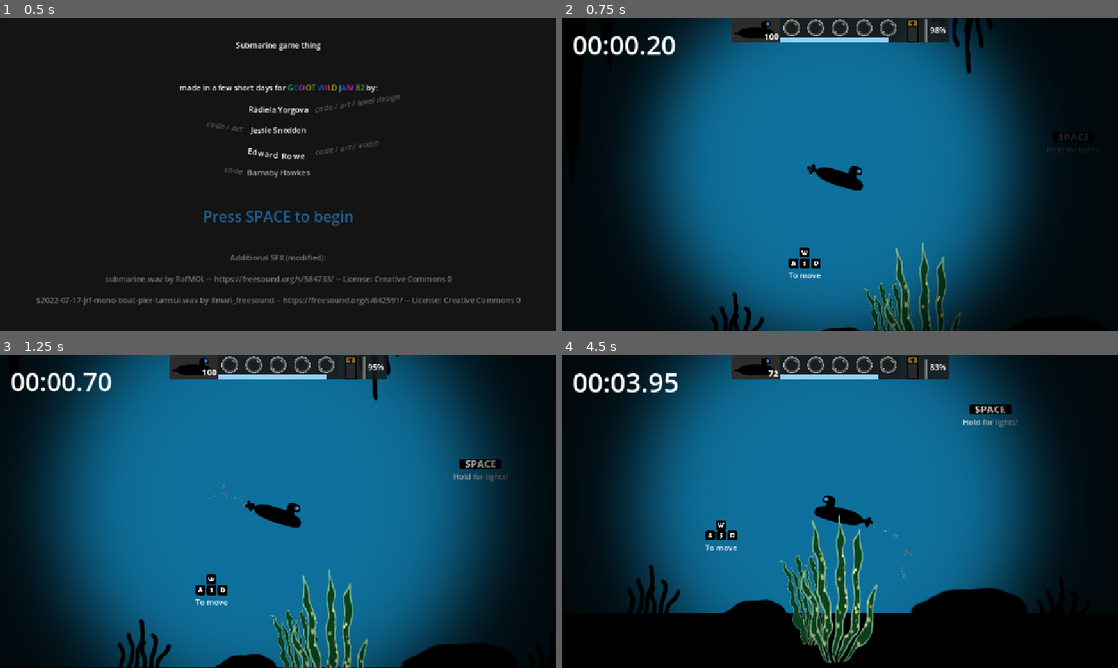
Above: before the commit, frames 1-4 (two rows, left to right).
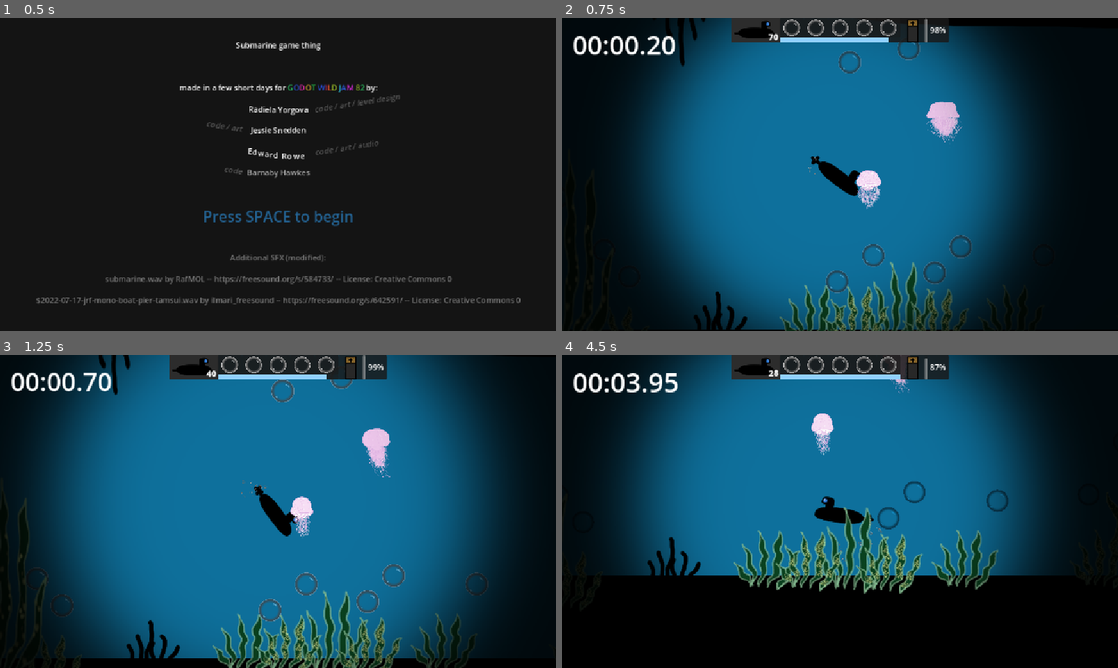
Above: after the commit, the same moments.

Repository: EddieRowe/godot-wild-jam-82
Game: Godot game, scene res://levels/splash.tscn
Two runs of this game, one before a commit and one after it. Both use one fixed random seed, a clock stepped at 60 frames per second and the inputs below.
Inputs:
- Up to frame 1 (0.5 s): no input
- Up to frame 2 (0.75 s): tap Space at 0.5 s; hold Right (ui_right) from 0.53 s (still down); hold Enter (ui_accept) from 0.53 s (still down)
- Up to frame 3 (1.25 s): keep holding Right (ui_right); keep holding Enter (ui_accept)
- Up to frame 4 (4.5 s): release Right (ui_right) at 1.28 s; release Enter (ui_accept) at 1.28 s; hold Down (ui_down) 1.28-2.03 s; tap Enter (ui_accept) at 1.35, 1.52, 1.82, 2.85, 3.02, 3.32, 4.35 s; hold Right (ui_right) 2.03-2.78 s; hold Enter (ui_accept) 2.03-2.78 s; hold Up (ui_up) 2.78-3.53 s; hold Enter (ui_accept) 3.53-4.28 s; hold Left (ui_left) from 3.53 s (still down)

Frame 1 is identical in both runs. In frame 2, 6.8% of the frame differs, in the area x 18-92%, y 0-100%; in frame 3, 9.1%; in frame 4, 14%, in the area x 7-90%, y 0-99%.

Commit message:
levels - fix transitioning

Diff:
--- a/levels/level_1.tscn
+++ b/levels/level_1.tscn
@@ -77,7 +77,7 @@
 color = Color(0.00566116, 0.00566115, 0.00566115, 1)
 
 [node name="Player" parent="." instance=ExtResource("1_vn7o3")]
-position = Vector2(551, 380)
+position = Vector2(21682, 401)
 
 [node name="CanvasLayer" type="CanvasLayer" parent="."]
 
--- a/levels/level_2.tscn
+++ b/levels/level_2.tscn
@@ -33,7 +33,7 @@
 [ext_resource type="PackedScene" uid="uid://dltgktwbvtmmv" path="res://prefabs/jellyfish_tiny2_moving.tscn" id="31_4xp61"]
 [ext_resource type="PackedScene" uid="uid://db8eqk6rbpg2d" path="res://prefabs/jellyfish_small.tscn" id="31_m4706"]
 [ext_resource type="PackedScene" uid="uid://cq20n71woytq6" path="res://prefabs/jellyfish_tiny_moving.tscn" id="32_4yoxl"]
-[ext_resource type="PackedScene" uid="uid://digqha4603pow" path="res://prefabs/finish_line.tscn" id="33_4yoxl"]
+[ext_resource type="PackedScene" uid="uid://dfni1rfckwtt8" path="res://prefabs/finish_line_2.tscn" id="34_6dcgf"]
 
 [sub_resource type="RectangleShape2D" id="RectangleShape2D_ep78u"]
 size = Vector2(26805.1, 118.5)
@@ -53,10 +53,10 @@
 color = Color(0.317647, 0.443137, 0.615686, 1)
 
 [node name="SideWall" type="ColorRect" parent="."]
-offset_left = 26991.0
-offset_top = -826.0
-offset_right = 27874.0
-offset_bottom = 2473.0
+offset_left = 26970.0
+offset_top = -824.0
+offset_right = 27853.0
+offset_bottom = 2475.0
 color = Color(0.00566116, 0.00566115, 0.00566115, 1)
 
 [node name="NextLevelView" type="ColorRect" parent="."]
@@ -67,7 +67,7 @@
 color = Color(0.568627, 0, 0.266667, 0.407843)
 
 [node name="Player" parent="." instance=ExtResource("2_pqqg8")]
-position = Vector2(141, 433)
+position = Vector2(21520, 383)
 
 [node name="Boundaries" type="Node2D" parent="."]
 
@@ -1109,5 +1109,5 @@
 position = Vector2(17785, 587)
 movement_animation_name = "jellyfish_tiny2_move"
 
-[node name="FinishLine" parent="." instance=ExtResource("33_4yoxl")]
-position = Vector2(24995, -90)
+[node name="FinishLine" parent="." instance=ExtResource("34_6dcgf")]
+position = Vector2(25015, -96)
--- a/levels/level_3.tscn
+++ b/levels/level_3.tscn
@@ -1,6 +1,5 @@
-[gd_scene load_steps=29 format=3 uid="uid://bjtioua5gwk3t"]
-
-[ext_resource type="PackedScene" uid="uid://boaipqmv57708" path="res://prefabs/in_game_timer_canvas_layer.tscn" id="1_bmgug"]
+[gd_scene load_steps=31 format=3 uid="uid://bjtioua5gwk3t"]
+
 [ext_resource type="PackedScene" uid="uid://crghl5mtabw4e" path="res://prefabs/main_audio.tscn" id="2_20opy"]
 [ext_resource type="PackedScene" uid="uid://cphyt7srqwafr" path="res://prefabs/Player.tscn" id="3_8l0e1"]
 [ext_resource type="PackedScene" uid="uid://dx71cipa1pnwn" path="res://prefabs/ui/game_overlay.tscn" id="4_lfnxh"]
@@ -25,15 +24,16 @@
 [ext_resource type="PackedScene" uid="uid://glvtqalegb67" path="res://prefabs/OxygenBubble.tscn" id="22_67vg4"]
 [ext_resource type="PackedScene" uid="uid://cki0lwwtx0b8q" path="res://prefabs/kelp_huge.tscn" id="23_mqvtj"]
 [ext_resource type="Texture2D" uid="uid://cvvjch0mp3ri1" path="res://art/KelpGreen4.png" id="24_8swdu"]
+[ext_resource type="PackedScene" uid="uid://c6md5ixhopnoe" path="res://prefabs/jellyfish_pink.tscn" id="25_e28pm"]
 [ext_resource type="Texture2D" uid="uid://ckl1ygu6q43ua" path="res://art/KelpLong2.png" id="26_6anhs"]
+[ext_resource type="PackedScene" uid="uid://dltgktwbvtmmv" path="res://prefabs/jellyfish_tiny2_moving.tscn" id="26_tv8m3"]
+[ext_resource type="PackedScene" uid="uid://digqha4603pow" path="res://prefabs/finish_line.tscn" id="27_8nkwk"]
 [ext_resource type="PackedScene" uid="uid://cgnhs05fry7sc" path="res://prefabs/side_wall.tscn" id="27_e28pm"]
 
 [sub_resource type="RectangleShape2D" id="RectangleShape2D_ofchu"]
-size = Vector2(28827.6, 118.5)
+size = Vector2(29447.9, 118.5)
 
 [node name="level_3" type="Node2D"]
-
-[node name="InGameTimerCanvasLayer" parent="." instance=ExtResource("1_bmgug")]
 
 [node name="Main Audio" parent="." instance=ExtResource("2_20opy")]
 
@@ -46,17 +46,17 @@
 color = Color(0.65098, 0.254902, 0.337255, 0.556863)
 
 [node name="NextLevelView" type="ColorRect" parent="."]
-offset_left = 25058.0
-offset_top = 1981.0
-offset_right = 27073.0
-offset_bottom = 2947.0
+offset_left = 25097.0
+offset_top = -759.0
+offset_right = 27112.0
+offset_bottom = 207.0
 color = Color(0.00596516, 0, 0.264718, 0.407843)
 
 [node name="SideWall" type="ColorRect" parent="."]
 offset_left = 27063.0
 offset_top = -759.0
 offset_right = 27946.0
-offset_bottom = 2947.0
+offset_bottom = 3037.0
 color = Color(0.00566116, 0.00566115, 0.00566115, 1)
 
 [node name="Player" parent="." instance=ExtResource("3_8l0e1")]
@@ -74,13 +74,13 @@
 script = ExtResource("5_8l0e1")
 
 [node name="CollisionShape2D" type="CollisionShape2D" parent="Boundaries/BOUNDARYRigidBody2D"]
-position = Vector2(12860, -663)
+position = Vector2(9881, -663)
 shape = SubResource("RectangleShape2D_ofchu")
 
 [node name="ColorRect" type="ColorRect" parent="Boundaries/BOUNDARYRigidBody2D"]
 offset_left = -567.0
 offset_top = -663.0
-offset_right = 26553.0
+offset_right = 24608.0
 offset_bottom = 68.0
 color = Color(0, 0, 0, 1)
 
@@ -107,13 +107,13 @@
 script = ExtResource("5_8l0e1")
 
 [node name="CollisionShape2D" type="CollisionShape2D" parent="Boundaries/BOUNDARYRigidBody2D2"]
-position = Vector2(10226, 304)
+position = Vector2(11852, 304)
 shape = SubResource("RectangleShape2D_ofchu")
 
 [node name="ColorRect2" type="ColorRect" parent="Boundaries/BOUNDARYRigidBody2D2"]
 offset_left = -523.0
 offset_top = 248.0
-offset_right = 24608.0
+offset_right = 26574.0
 offset_bottom = 2470.0
 color = Color(0, 0, 0, 1)
 
@@ -591,6 +591,35 @@
 rotation = 3.14159
 texture = ExtResource("24_8swdu")
 
+[node name="KelpHugeMulticolor41" parent="KelpNode2D" instance=ExtResource("7_xe1ru")]
+position = Vector2(23328, 545)
+
+[node name="KelpHugeMulticolor42" parent="KelpNode2D" instance=ExtResource("7_xe1ru")]
+position = Vector2(23422, 617)
+
+[node name="KelpHugeMulticolor43" parent="KelpNode2D" instance=ExtResource("7_xe1ru")]
+position = Vector2(23880, 583)
+
+[node name="KelpHugeMulticolor44" parent="KelpNode2D" instance=ExtResource("7_xe1ru")]
+position = Vector2(24006, 548)
+
+[node name="KelpGreen34" type="Sprite2D" parent="KelpNode2D"]
+position = Vector2(24116, 752)
+texture = ExtResource("24_8swdu")
+
+[node name="KelpGreen35" type="Sprite2D" parent="KelpNode2D"]
+position = Vector2(24210, 783)
+texture = ExtResource("19_t5hu4")
+
+[node name="KelpHugeMulticolor45" parent="KelpNode2D" instance=ExtResource("7_xe1ru")]
+position = Vector2(22618, 215)
+rotation = -3.14159
+
+[node name="KelpGreen4Move8" type="Sprite2D" parent="KelpNode2D"]
+position = Vector2(23080, 65)
+rotation = 3.14159
+texture = ExtResource("20_eg35p")
+
 [node name="ObstaclesNode2D" type="Node2D" parent="."]
 
 [node name="StalectiteLarge" parent="ObstaclesNode2D" instance=ExtResource("7_lfnxh")]
@@ -610,7 +639,7 @@
 freeze = true
 
 [node name="RockCollosal" parent="ObstaclesNode2D" instance=ExtResource("12_0unm6")]
-position = Vector2(3084, 734)
+position = Vector2(3112, 614)
 freeze = true
 
 [node name="RockCeiling" parent="ObstaclesNode2D" instance=ExtResource("13_q42ux")]
@@ -618,7 +647,7 @@
 freeze = true
 
 [node name="RockLarge" parent="ObstaclesNode2D" instance=ExtResource("14_wi0qq")]
-position = Vector2(1660, 514)
+position = Vector2(1697, 476)
 freeze = true
 
 [node name="RockCeiling2" parent="ObstaclesNode2D" instance=ExtResource("13_q42ux")]
@@ -725,7 +754,7 @@
 freeze = true
 
 [node name="RockColossal3" parent="ObstaclesNode2D" instance=ExtResource("15_s3q8p")]
-position = Vector2(21929, 1077)
+position = Vector2(22098, 922)
 freeze = true
 
 [node name="RockCeiling3" parent="ObstaclesNode2D" instance=ExtResource("13_q42ux")]
@@ -738,7 +767,7 @@
 texture = ExtResource("19_t5hu4")
 
 [node name="Rock20" parent="ObstaclesNode2D" instance=ExtResource("11_u4kh1")]
-position = Vector2(6499, 491)
+position = Vector2(6493, 445)
 
 [node name="RockCeiling4" parent="ObstaclesNode2D" instance=ExtResource("13_q42ux")]
 position = Vector2(5791, -71)
@@ -749,7 +778,7 @@
 freeze = true
 
 [node name="Rock21" parent="ObstaclesNode2D" instance=ExtResource("11_u4kh1")]
-position = Vector2(5799, 491)
+position = Vector2(5791, 476)
 
 [node name="Stalactite5" parent="ObstaclesNode2D" instance=ExtResource("8_ofchu")]
 position = Vector2(3006, -90)
@@ -768,7 +797,7 @@
 freeze = true
 
 [node name="Rock24" parent="ObstaclesNode2D" instance=ExtResource("11_u4kh1")]
-position = Vector2(22144, 454)
+position = Vector2(22276, 399)
 
 [node name="RockCeiling5" parent="ObstaclesNode2D" instance=ExtResource("13_q42ux")]
 position = Vector2(23134, -57)
@@ -798,6 +827,20 @@
 position = Vector2(13874, -109)
 freeze = true
 
+[node name="Rock25" parent="ObstaclesNode2D" instance=ExtResource("6_lfnxh")]
+position = Vector2(23601, 783)
+freeze = true
+
+[node name="JellyfishPink" parent="ObstaclesNode2D" instance=ExtResource("25_e28pm")]
+position = Vector2(1670, 343)
+
+[node name="JellyfishTiny2Moving" parent="ObstaclesNode2D" instance=ExtResource("26_tv8m3")]
+position = Vector2(1375, 500)
+
+[node name="FinishLine" parent="ObstaclesNode2D" instance=ExtResource("27_8nkwk")]
+position = Vector2(25046, -1204)
+level_to_load = "res://levels/splash.tscn"
+
 [node name="OxygenNode2D" type="Node2D" parent="."]
 
 [node name="OxygenBubble" parent="OxygenNode2D" instance=ExtResource("22_67vg4")]
--- a/prefabs/finish_line.gd
+++ b/prefabs/finish_line.gd
@@ -1,4 +1,6 @@
 extends Area2D
+
+@export var level_to_load : String
 
 var player : PlayerMovement
 var health : UiHealth
@@ -27,4 +29,5 @@
 func _input(event: InputEvent) -> void:
 	if finished:
 		if event.is_action_pressed("ui_accept"):
-			get_tree().change_scene_to_file("res://levels/level_2.tscn")
+			get_tree().change_scene_to_file(level_to_load)
+			#get_tree().change_scene_to_file("res://levels/level_2.tscn")
--- a/prefabs/finish_line.tscn
+++ b/prefabs/finish_line.tscn
@@ -17,6 +17,7 @@
 
 [node name="FinishLine" type="Area2D" groups=["LevelComplete"]]
 script = ExtResource("1_eldoa")
+level_to_load = "res://levels/level_2.tscn"
 
 [node name="CollisionShape2D" type="CollisionShape2D" parent="."]
 position = Vector2(1016, 998.625)
@@ -44,4 +45,3 @@
 process_material = SubResource("ParticleProcessMaterial_eldoa")
 
 [connection signal="body_entered" from="." to="." method="_on_body_entered"]
-[connection signal="body_exited" from="." to="." method="_on_body_exited"]
--- /dev/null
+++ b/prefabs/finish_line_2.tscn
@@ -0,0 +1,47 @@
+[gd_scene load_steps=5 format=3 uid="uid://dfni1rfckwtt8"]
+
+[ext_resource type="Script" uid="uid://dvlp866b6vamd" path="res://prefabs/finish_line.gd" id="1_1h1cv"]
+[ext_resource type="Texture2D" uid="uid://b2r7rc1leger7" path="res://art/bubble_placeholder.png" id="1_xabnt"]
+
+[sub_resource type="RectangleShape2D" id="RectangleShape2D_lu3mb"]
+size = Vector2(1974, 2561)
+
+[sub_resource type="ParticleProcessMaterial" id="ParticleProcessMaterial_1h1cv"]
+particle_flag_disable_z = true
+emission_shape = 3
+emission_box_extents = Vector3(1000, 1000, 1)
+gravity = Vector3(0, -120, 0)
+scale_min = 0.1
+scale_max = 0.75
+turbulence_enabled = true
+
+[node name="FinishLine2" type="Area2D" groups=["LevelComplete"]]
+script = ExtResource("1_1h1cv")
+level_to_load = "res://levels/level_3.tscn"
+
+[node name="CollisionShape2D" type="CollisionShape2D" parent="."]
+position = Vector2(977, 1270.5)
+shape = SubResource("RectangleShape2D_lu3mb")
+
+[node name="Sprite2D" type="Sprite2D" parent="."]
+
+[node name="ColorRect" type="ColorRect" parent="Sprite2D"]
+offset_left = -5.0
+offset_top = -5.0
+offset_right = 1965.0
+offset_bottom = 2545.0
+color = Color(1, 0.745098, 1, 0.517647)
+
+[node name="GPUParticles2D" type="GPUParticles2D" parent="."]
+z_index = 100
+z_as_relative = false
+position = Vector2(314, 481)
+rotation = -1.66679
+amount = 50
+texture = ExtResource("1_xabnt")
+lifetime = 49.21
+preprocess = 50.0
+visibility_rect = Rect2(-10000, -10000, 20000, 20000)
+process_material = SubResource("ParticleProcessMaterial_1h1cv")
+
+[connection signal="body_entered" from="." to="." method="_on_body_entered"]
